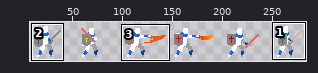
Two versions of one sprite sheet, assets/p-attack.png. Above, an overview of the earlier version with the close-up marked.
Close-up. Earlier state:
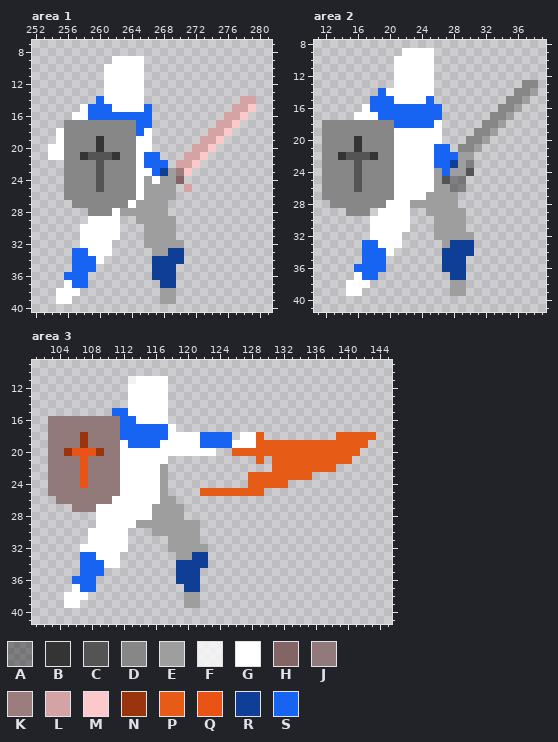
The file is 288x48 pixels. Colours within 5 levels of each other are drawn and written as one. Shown: area 1: x 252..281, y 7..40; area 2: x 11..39, y 8..41; area 3: x 101..145, y 9..41. The wide view leaves out empty margins. The commit also changed other parts of the picture, which this record leaves out.
Palette (. is transparent): A #00000061  B #343434  C #545454  D #878787  E #9e9e9e  F #ffffffbf  G #ffffff  H #846565  J #937a7a  K #9c7d7d  L #d5a3a3  M #fbc9c9  N #9a340d  P #e65c17  Q #e95315  R #0e3e96  S #1764f2
Now the later version:
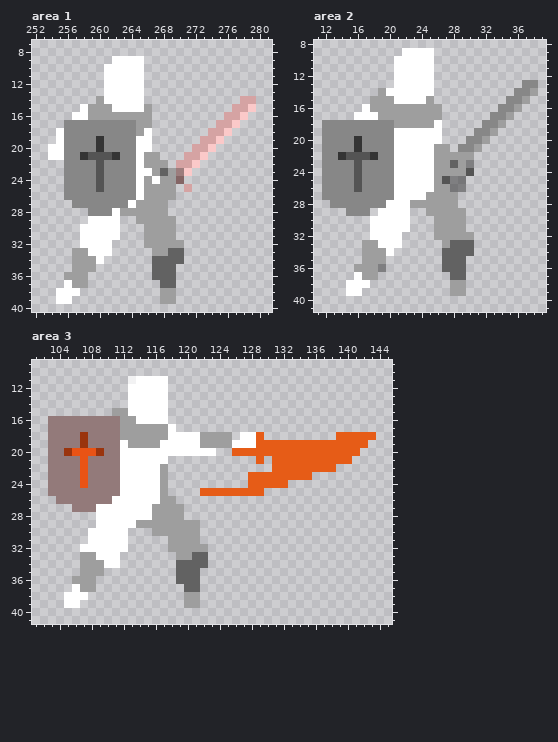
From old to new:
@@ palette @@
-R #0e3e96
+R #626262
--- area 1
@@ x 257..270 @@
 13 ....GGGGG.....
-14 ...SGGGGG.....
-15 .GSSSGGGGS....
-16 GGSSSSSSSS....
-17 DDDDDDDDSS....
-18 DDDDDDDDSG....
+14 ...EGGGGG.....
+15 .GEEEGGGGE....
+16 GGEEEEEEEE....
+17 DDDDDDDDEE....
+18 DDDDDDDDEG....
 19 DDDBDDDDGG....
 20 DDDBDDDDGG....
-21 DBCCCBDDGSS...
-22 DDDCDDDDGSSS.L
-23 DDDCDDDDGGSREK
+21 DBCCCBDDGEE...
+22 DDDCDDDDGEEE.L
+23 DDDCDDDDGGEREK
 24 DDDCDDDDGEGEEH
@@ x 254..261 @@
 32 ....GGGG
-33 ...SSGGG
-34 ...SSSG.
-35 ...SSS..
-36 ..SSS...
-37 ..GSS...
+33 ...EEGGG
+34 ...EEEG.
+35 ...EEE..
+36 ..EEE...
+37 ..GEE...
 38 .GGG....
--- area 2
@@ x 16..30 @@
 13 .....GGGGG.....
-14 ...SGGGGGG.....
-15 ..SSSGGGGS.....
-16 .GSSSSSSSSS....
-17 GGGSSSSSSSS....
-18 DDDDDSSSSSG....
+14 ...EGGGGGG.....
+15 ..EEEGGGGE.....
+16 .GEEEEEEEEE....
+17 GGGEEEEEEEE....
+18 DDDDDEEEEEG....
 19 DDDDDGGGGGG....
 20 BDDDDGGGGGG...D
-21 BDDDDGGGGGSS.DD
-22 CCBDDGGGGGSSSEE
-23 CDDDDGGGGGSSREA
-24 CDDDDGGGGGESEEC
+21 BDDDDGGGGGEE.DD
+22 CCBDDGGGGGEEEEE
+23 CDDDDGGGGGEEREA
+24 CDDDDGGGGGEEEEC
 25 CDDDDGGGGGECAA.
@@ x 14..21 @@
 32 ....GGGG
-33 ...SSGGG
-34 ...SSSG.
-35 ...SSS..
-36 ..SSSS..
-37 ..GSS...
+33 ...EEGGG
+34 ...EEEG.
+35 ...EEE..
+36 ..EEEA..
+37 ..GEE...
 38 .GGG....
--- area 3
@@ x 109..127 @@
 14 ....GGGGG..........
-15 ..SSGGGGG..........
-16 JJJSSGGGG..........
-17 JJJSSSSSSG.........
-18 JJJSSSSSSGGGGSSSS.G
-19 JJJGSSSSGGGGGSSSSGG
+15 ..EEGGGGG..........
+16 JJJEEGGGG..........
+17 JJJEEEEEEG.........
+18 JJJEEEEEEGGGGEEEE.G
+19 JJJGEEEEGGGGGEEEEGG
 20 NJJGGGGGGGGGGGG..PP
@@ x 104..111 @@
 32 ...GGGGG
-33 ...SSGGG
-34 ...SSSGG
-35 ...SSS..
-36 ..SSS...
-37 ..GSS...
+33 ...EEGGG
+34 ...EEEGG
+35 ...EEE..
+36 ..EEE...
+37 ..GEE...
 38 .GGG....
